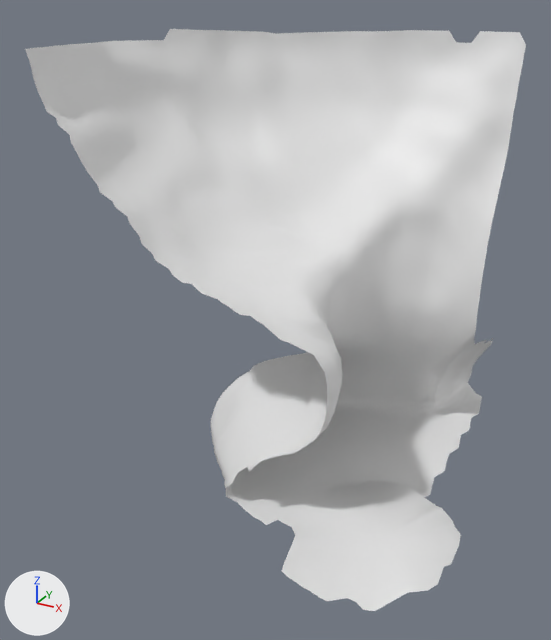
Before and after pictures for a commit that changed the OBJ model objFiles/bunny/bunny64/bunny_part.16.obj.
Before and after are seen from a camera (50 mm lens) standing at (-0.428, -1.649, 0.82) and looking at (-1.263, -0.131, 0.06). Lighting does not change. The marker at lower left points along +X, +Y and +Z. Where no turn or scale is listed for an object, it has been applied to the vertices. Vertices at the same position are counted once.

Names of what the first picture shows: 'bunny_part.16'.
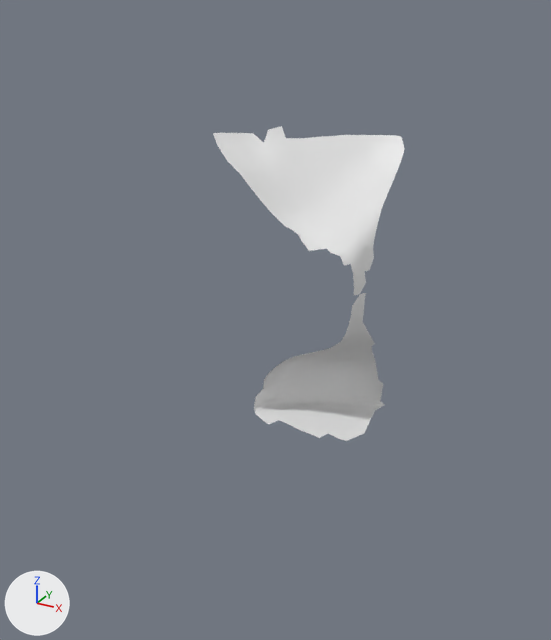
Changed parts and their boxes (x1, y1, x2, y2) in the pictures (551 x 640 px):
'bunny_part.16', reshaped (62% narrower, 46% shorter): before (25, 29, 526, 611); after (213, 126, 405, 441)
part 1 of me_bunny_part_16, deleted: before (25, 29, 526, 611)

Diff of the bpy script that builds the scene:
```diff
--- a/objFiles/bunny/bunny64/bunny_part.16.obj.py
+++ b/objFiles/bunny/bunny64/bunny_part.16.obj.py
@@ me_bunny_part_16 @@
 # used by ob_bunny_part_16; location = (0.0, 0.0, 0.0)
-me_bunny_part_16.from_pydata(...)  # 2540 vertices, 4853 faces; spans x -1.742..-0.714, y -0.556..0.461, z -0.34..0.715
+me_bunny_part_16.from_pydata(...)  # 397 vertices, 681 faces; spans x -1.564..-1.096, y -0.011..0.335, z -0.333..0.468
+# me_bunny_part_16 part 1: 2143 vertices removed from x -1.742..-0.714, y -0.556..0.461, z -0.34..0.715
```
